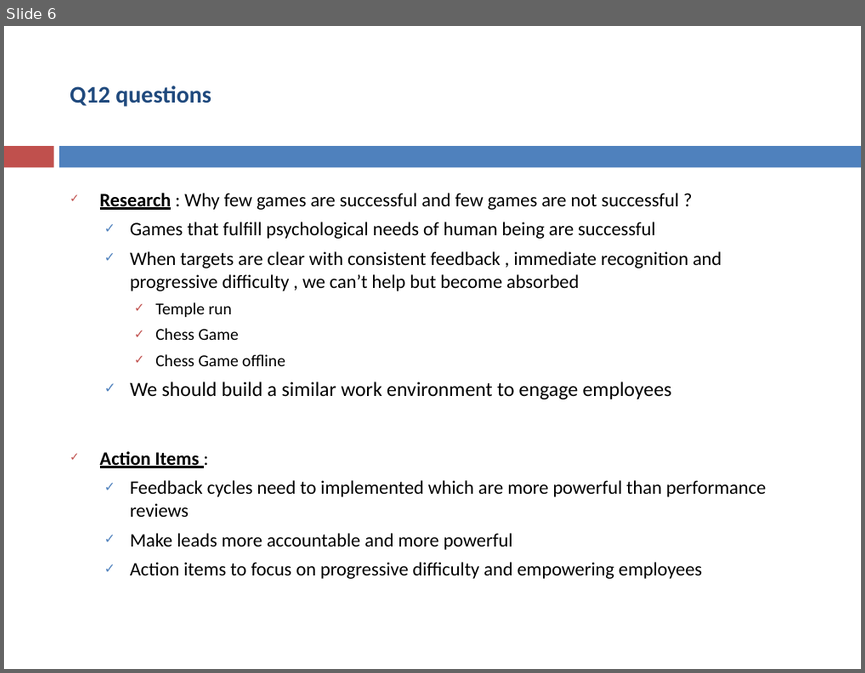
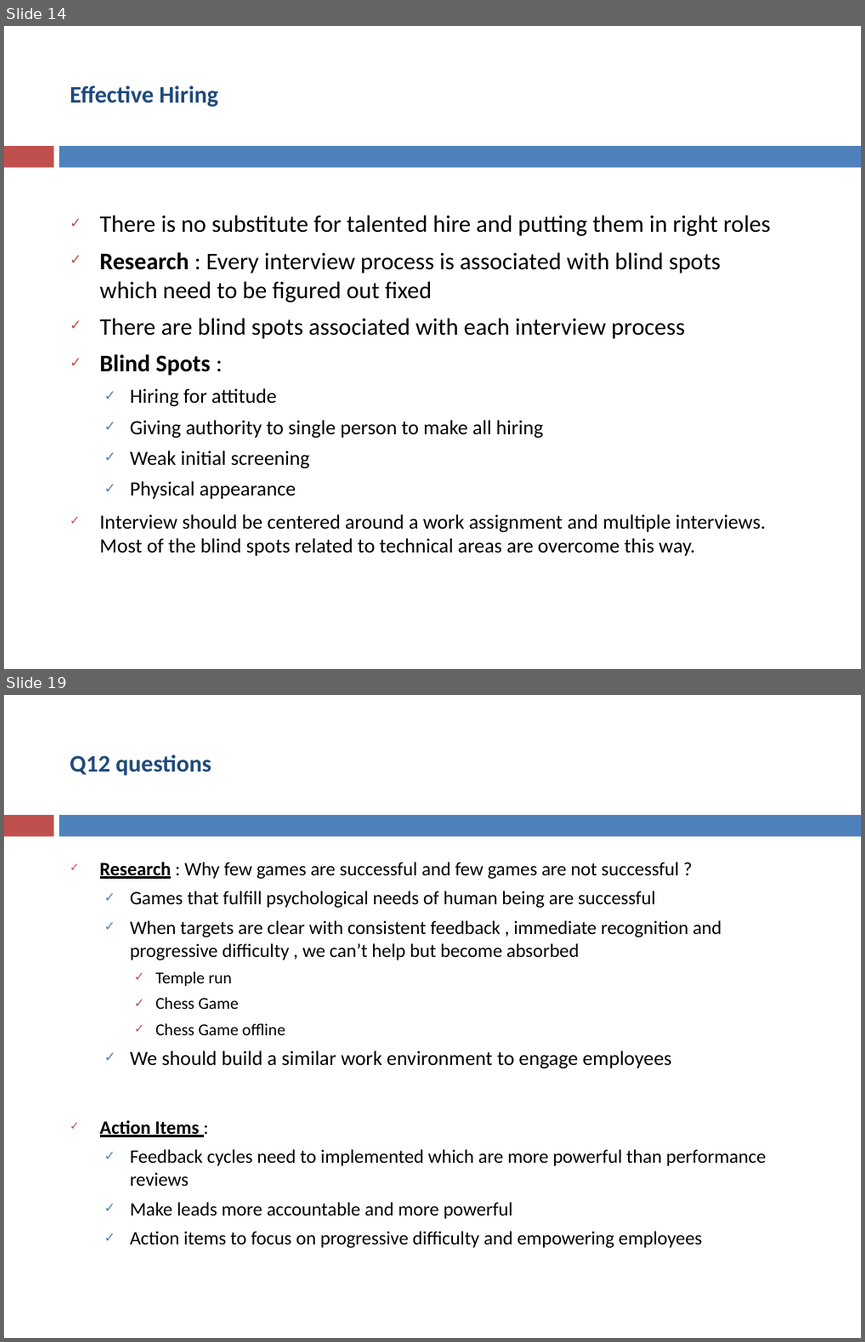
Before and after one commit to asakala/notes, a slide deck: Prokarma/Magnetic Work Environment.pptx. Shown one above the other, each under a label of ours: slide 6 before the commit, slides 14 and 19 after it; the slides between them are not shown. The pictures are 865x673 and 865x1342 pixels, drawn with LibreOffice and Linux fonts; fonts in the diff are those of the drawing. Boxes give left, top, right and bottom in pixels: in the first picture for what was removed or moved away, otherwise in the second. Text is boxed around its words. In the diff, an @@ line names an element or a change of style, - is before the commit and + after.

```diff
--- a/Prokarma/Magnetic Work Environment.pptx
+++ b/Prokarma/Magnetic Work Environment.pptx
@@ slide 14 added at <box>4,26,861,669</box>, background #FFFFFF; not listed: 2 template elements that a slide beside it also shows @@
@@ title added at <box>69,86,219,107</box>, 20 pt, text #1F497D, bold @@
+Effective Hiring
@@ text added at <box>100,215,770,556</box>, 17 pt, text #000000 @@
+✓ There is no substitute for talented hire and putting them in right roles
+✓ Research : Every interview process is associated with blind spots which need to be figured out fixed
+✓ There are blind spots associated with each interview process
+✓ Blind Spots :
+  ✓ Hiring for attitude
+  ✓ Giving authority to single person to make all hiring
+  ✓ Weak initial screening
+  ✓ Physical appearance
+✓ Interview should be centered around a work assignment and multiple interviews. Most of the blind spots related to technical areas are overcome this way.
@@ what was slide 6 is now slide 19 @@
```
Also in this commit, not shown: 7 slides changed, 12 other slides added, 3 other files.
